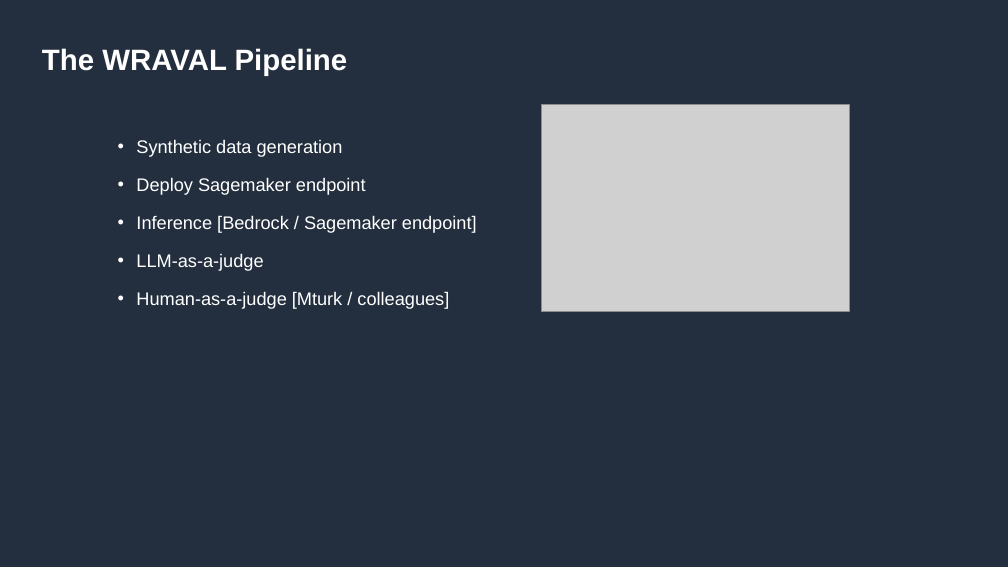
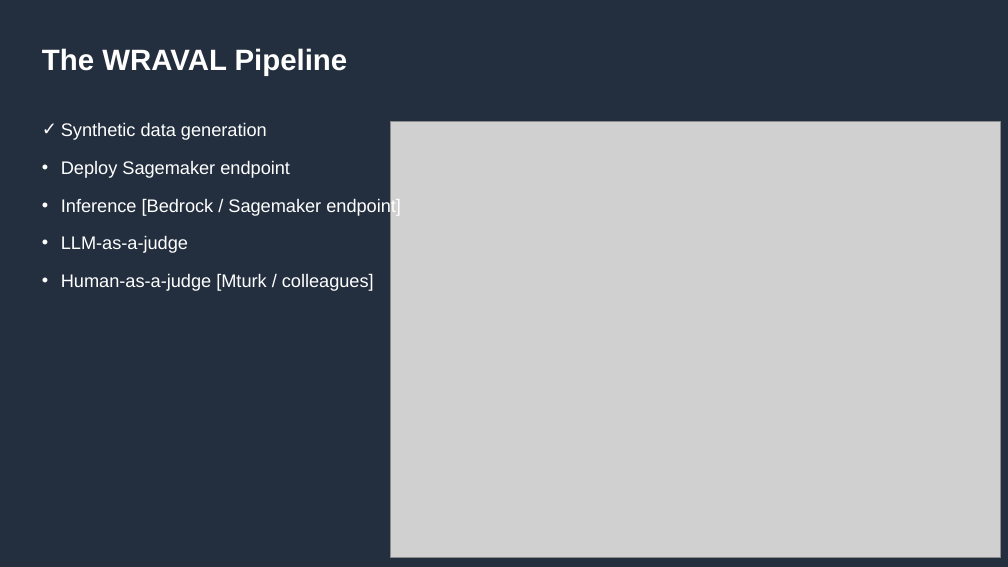
Before and after one commit to amazon-science/wraval, a slide deck: slide 10 of resources/wraval_presentation.pptx (slide 5 before the commit). Drawn at 1008x567 pixels with LibreOffice and Linux fonts; fonts in the diff are those of the drawing; grey boxes stand for pictures. Boxes give left, top, right and bottom in pixels: in the first picture for what was removed or moved away, otherwise in the second. Text is boxed around its words. In the diff, an @@ line names an element or a change of style, - is before the commit and + after.

```diff
--- a/resources/wraval_presentation.pptx
+++ b/resources/wraval_presentation.pptx
@@ text "Synthetic data generation": place and size @@
-text "Synthetic data generation" at (136,139,477,309)
+text "Synthetic data generation" at (61,122,401,291)
@@ picture removed at (542,105,850,311) @@
@@ text at (61,122,267,140): bullet • to ✓ @@
@@ picture added at (390,122,1000,557) @@
```
Also in this commit, not shown: 5 other slides changed, 12 slides added, 5 slides removed, 5 other files.
